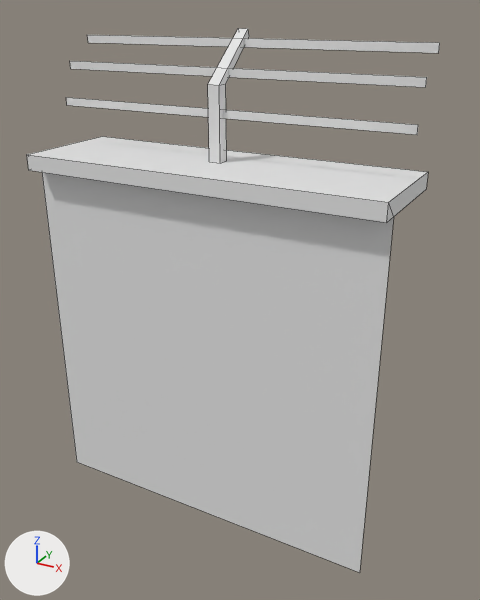
A saved change to the FBX model Blender/FBX/Outside Warehouse/Walls/Wall.fbx.
Camera for both pictures: a camera (50 mm lens) standing at (-44.82, 11.68, 13.46) and looking at (-47.34, 16.25, 11.18). The axes (+X, +Y, +Z) are drawn at lower left. The lights are the same throughout. Mesh edges are drawn as thin lines. Where no turn or scale is listed for an object, it has been applied to the vertices.

Before the edit, the objects in view are built like this:
```python
me_plane_927 = bpy.data.meshes.new('Plane.927')
me_plane_927.from_pydata(...)  # 36 vertices, 19 faces; spans x -1.5..1.5, y -0.27..0.68, z 0.0..4.07
ob_wall = bpy.data.objects.new('Wall', me_plane_927)
ob_wall.location = (-47.438, 15.854, 9.25)
```
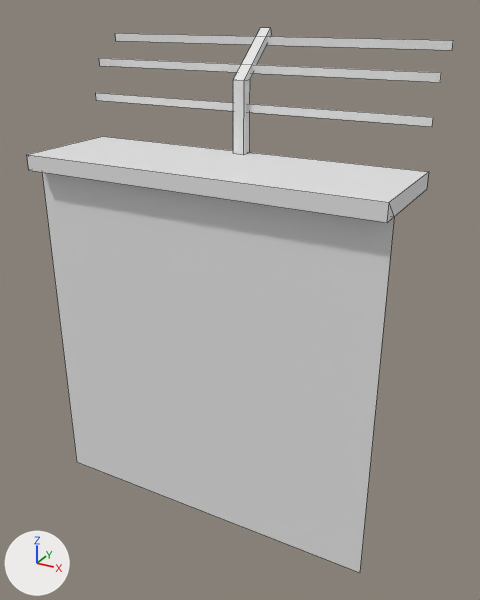
Pixel boxes [x1, y1, x2, y2] of what changed, in the pictures (480 x 600 px; the box of a moved part takes in the faces that stretch with it):
'Wall', reshaped: before [27, 28, 440, 573]; after [27, 27, 453, 573]
part 1 of me_plane_927, moved or reshaped: before [208, 28, 249, 163]; after [233, 27, 272, 154]
part 2 of me_plane_927, moved or reshaped: before [66, 97, 418, 135]; after [96, 93, 433, 127]
part 3 of me_plane_927, moved or reshaped: before [70, 61, 427, 87]; after [99, 58, 441, 82]
part 4 of me_plane_927, moved or reshaped: before [87, 35, 440, 53]; after [115, 33, 453, 50]

Edits to the bpy script that builds the scene:
```text
Change me_plane_927:
    where me_plane_927.from_pydata(...)  # 36 vertices, 19 faces; spans x -1.5..1.5, y -0.27..0.68, z 0.0..4.07
    used by ob_wall; location = (-47.438, 15.854, 9.25)
    me_plane_927 part 1: the loose piece of 12 vertices spanning x -0.06..0.04, y 0.2..0.68, z 3.13..4.07 is moved by (0.0, 0.38, 0.0)
    me_plane_927 part 2: the loose piece of 4 vertices spanning x -1.5..1.5, y 0.25, z 3.46..3.52 is moved by (0.0, 0.38, 0.0)
    me_plane_927 part 3: the loose piece of 4 vertices spanning x -1.5..1.5, y 0.34, z 3.74..3.81 is moved by (0.0, 0.38, 0.0)
    me_plane_927 part 4: the loose piece of 4 vertices spanning x -1.5..1.5, y 0.59, z 3.94..4.0 is moved by (0.0, 0.38, 0.0)
```
